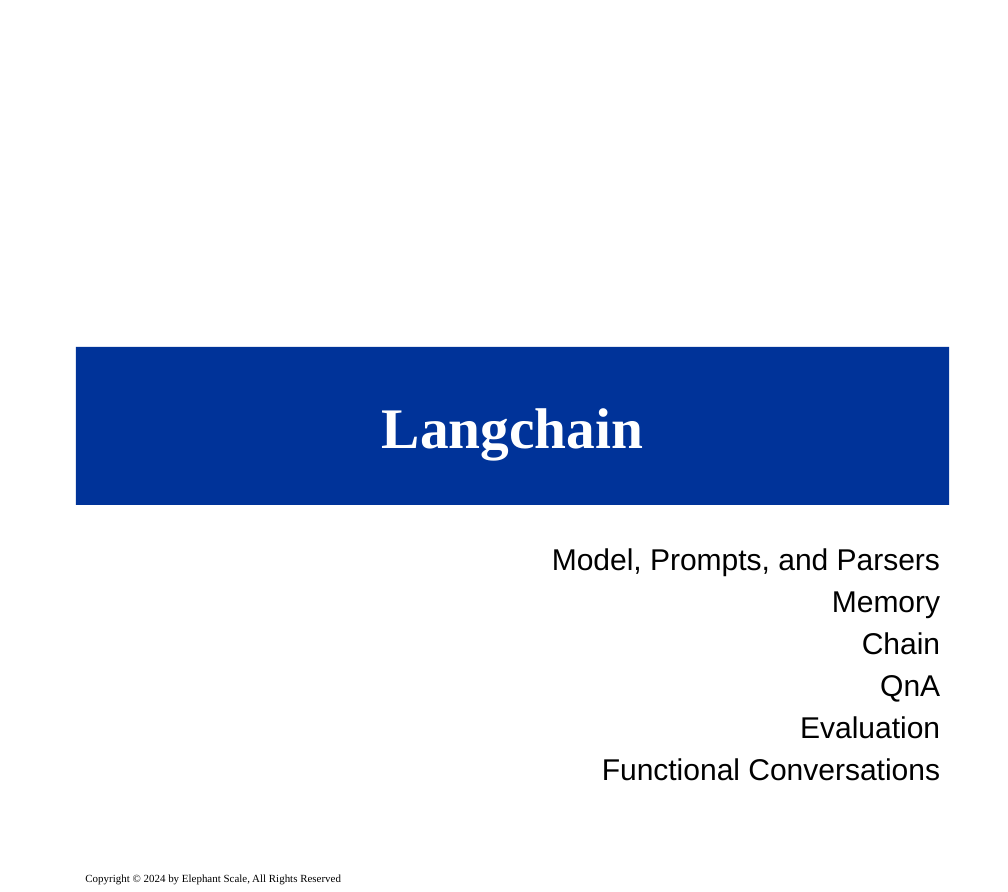
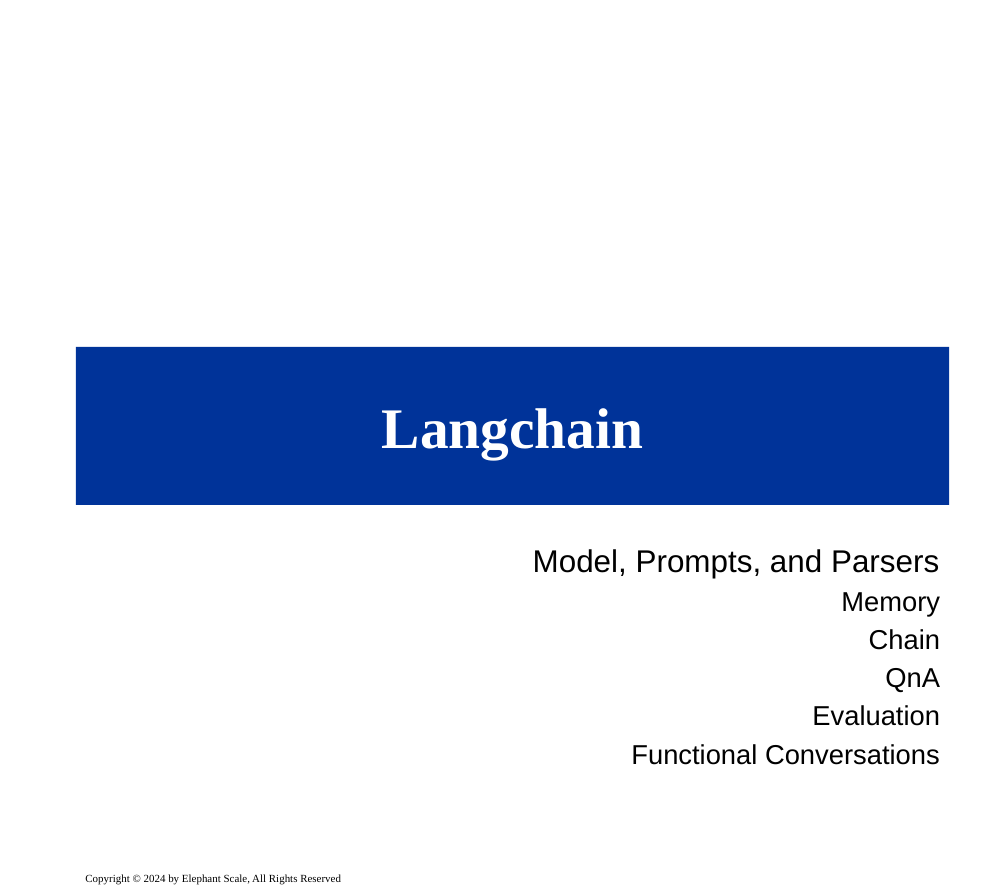
Before and after one commit to elephantscale/es-training-new, a slide deck: slide 1 of building-ai-applications/ready/05__Langchain.pptx. Drawn at 1008x892 pixels with LibreOffice and Linux fonts; fonts in the diff are those of the drawing; background and template pictures are left out. Boxes give left, top, right and bottom in pixels: in the first picture for what was removed or moved away, otherwise in the second. Text is boxed around its words. In the diff, an @@ line names an element or a change of style, - is before the commit and + after.

```diff
--- a/building-ai-applications/ready/05__Langchain.pptx
+++ b/building-ai-applications/ready/05__Langchain.pptx
@@ subtitle "Model, Prompts, and Parsers" at bbox=[533, 549, 940, 765]: size 22 to 23 pt in "Model, Prompts, and Parsers"; size 22 to 20 pt in "Memory", "Chain", "QnA", "Evaluation" and 1 more places @@
```
Also in this commit, not shown: 17 other slides changed, 5 other files.
